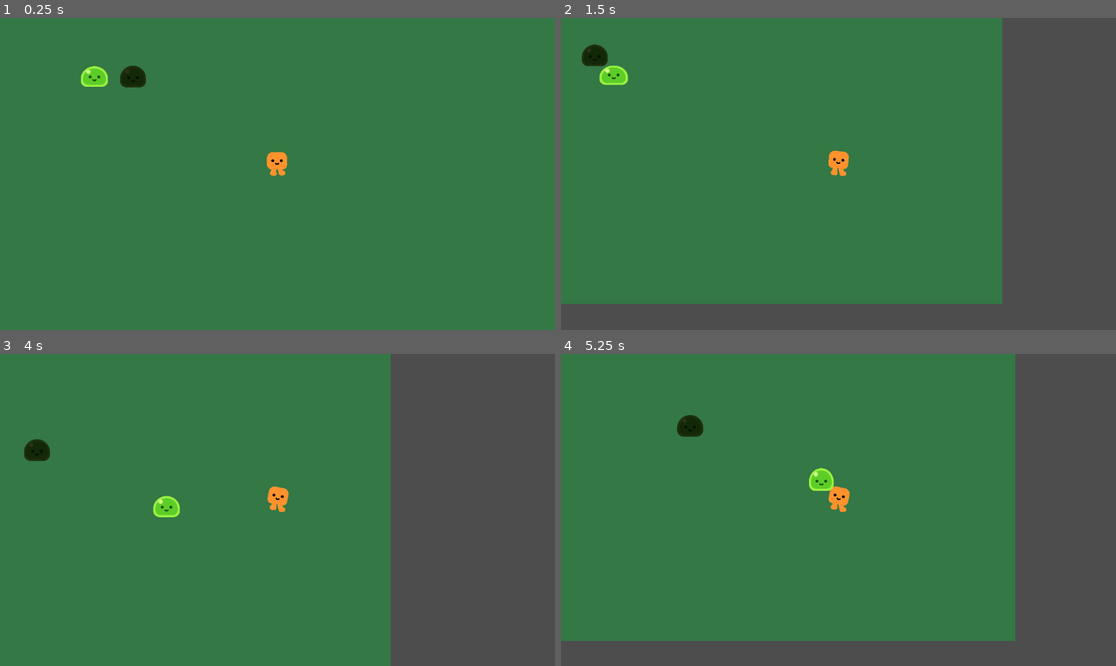
Above: before the commit, frames 1-4 (two rows, left to right).
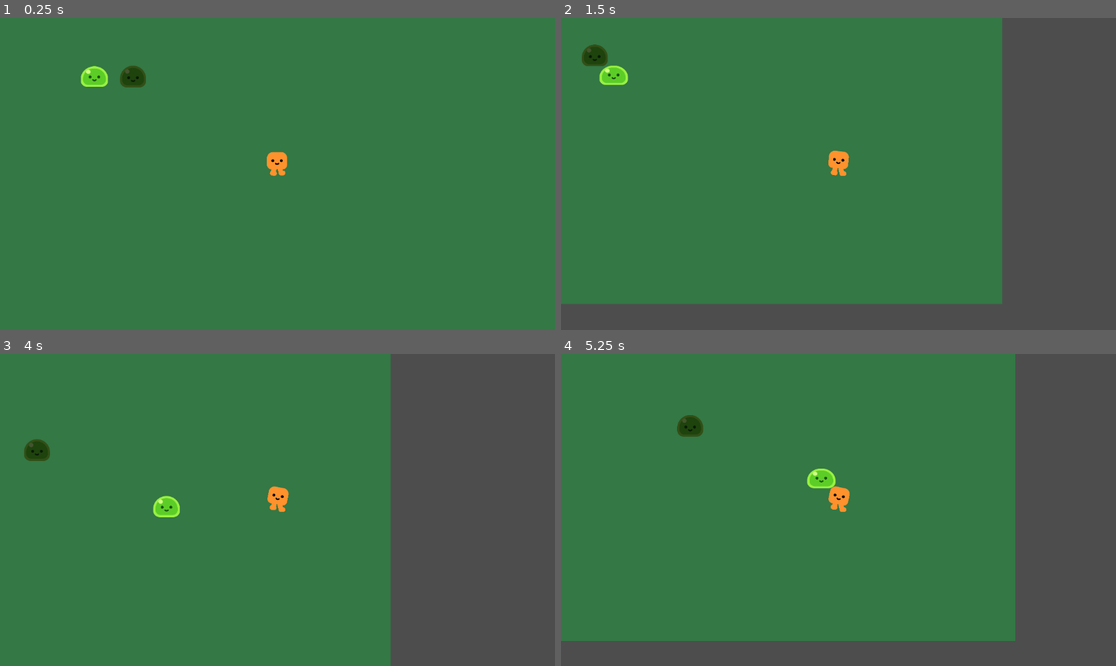
Above: after the commit, the same moments.

Repository: Nalmeder/idleshmup
Game: Godot game, scene res://idleschmup_game.tscn
Two runs of this game, one before a commit and one after it. Both use one fixed random seed, a clock stepped at 60 frames per second and the inputs below.
Inputs:
- Up to frame 1 (0.25 s): no input
- Up to frame 2 (1.5 s): hold Right (right) 0.53-1.28 s; hold Down (down) from 1.28 s (still down)
- Up to frame 3 (4 s): release Down (down) at 2.03 s; hold Right (right) 2.03-2.78 s; hold Up (up) 2.78-3.53 s; hold Left (left) from 3.53 s (still down)
- Up to frame 4 (5.25 s): release Left (left) at 5.03 s; hold Down (down) from 5.03 s (still down)

The runs differ from the first frame. In frame 1, 0.3% of the frame differs, in the area x 21-27%, y 15-23%; in frame 2, 0.2%; in frame 3, 0.3%; in frame 4, 0.4%, in the area x 20-50%, y 19-44%.

Commit message:
added animation hurt effects on green slime only

Diff:
--- a/Scripts/health_component.gd
+++ b/Scripts/health_component.gd
@@ -2,12 +2,15 @@
 
 @export var max_health: int = 3  # default value
 var current_health: int          # prototype value
+signal entity_hit
 
 func _ready():
 	current_health = max_health  # Initialize health
 
+
 func reduce_health(amount):
 	current_health -= amount
+	emit_signal('entity_hit')
 	print("Health reduced by ", amount, ". Current health: ", current_health)
 
 	if current_health <= 0:
--- a/characters/Green_Slime.tscn
+++ b/characters/slime/Green_Slime.tscn
@@ -26,3 +26,5 @@
 
 [node name="damage_component" parent="." instance=ExtResource("3_ps8hm")]
 contact_damage = 8
+
+[connection signal="entity_hit" from="health_component" to="Slime" method="_on_health_component_entity_hit"]
--- /dev/null
+++ b/characters/slime/bomber_slime.tscn
@@ -0,0 +1,24 @@
+[gd_scene load_steps=5 format=3 uid="uid://du6ysxp8thu8b"]
+
+[ext_resource type="Script" path="res://characters/slime/Green_Slime.gd" id="1_8rpfa"]
+[ext_resource type="PackedScene" uid="uid://ogik4s70pgwl" path="res://characters/slime/slime.tscn" id="2_3aspu"]
+[ext_resource type="PackedScene" uid="uid://cuhrf53bsvtu3" path="res://components/health_component.tscn" id="3_f557t"]
+
+[sub_resource type="CapsuleShape2D" id="CapsuleShape2D_owoyj"]
+radius = 43.0
+height = 110.0
+
+[node name="Bomber_Slime" type="CharacterBody2D"]
+script = ExtResource("1_8rpfa")
+instance_module = Color(0, 0, 0, 1)
+SPEED = 150
+
+[node name="Slime" parent="." instance=ExtResource("2_3aspu")]
+
+[node name="HitBox" type="CollisionShape2D" parent="."]
+position = Vector2(0.02, -32.945)
+rotation = 1.5708
+scale = Vector2(0.95, 0.95)
+shape = SubResource("CapsuleShape2D_owoyj")
+
+[node name="health_component" parent="." instance=ExtResource("3_f557t")]
--- a/characters/immortal_slime.tscn
+++ b/characters/slime/immortal_slime.tscn
@@ -13,7 +13,7 @@
 collision_layer = 2
 motion_mode = 1
 script = ExtResource("1_6klls")
-instance_module = Color(0.196078, 0.196078, 0.196078, 1)
+instance_module = Color(0.32549, 0.32549, 0.34902, 1)
 SPEED = 100
 
 [node name="Slime" parent="." instance=ExtResource("2_1w50o")]
--- a/characters/slime/slime.gd
+++ b/characters/slime/slime.gd
@@ -8,3 +8,7 @@
 func play_hurt():
 	%AnimationPlayer.play("hurt")
 	%AnimationPlayer.queue("walk")
+
+
+func _on_health_component_entity_hit():
+	play_hurt()
--- a/idleschmup_game.tscn
+++ b/idleschmup_game.tscn
@@ -2,8 +2,8 @@
 
 [ext_resource type="PackedScene" uid="uid://cb8xkqgyjp80b" path="res://characters/happy_boo/Player.tscn" id="1_1q1p2"]
 [ext_resource type="Script" path="res://characters/happy_boo/attack_range.gd" id="2_1etvy"]
-[ext_resource type="PackedScene" uid="uid://5bgiub0jk47p" path="res://characters/Green_Slime.tscn" id="2_m4g0g"]
-[ext_resource type="PackedScene" uid="uid://dm7x5034kn7wb" path="res://characters/immortal_slime.tscn" id="4_feq3o"]
+[ext_resource type="PackedScene" uid="uid://5bgiub0jk47p" path="res://characters/slime/Green_Slime.tscn" id="2_m4g0g"]
+[ext_resource type="PackedScene" uid="uid://dm7x5034kn7wb" path="res://characters/slime/immortal_slime.tscn" id="4_feq3o"]
 
 [sub_resource type="CircleShape2D" id="CircleShape2D_c10p2"]
 
